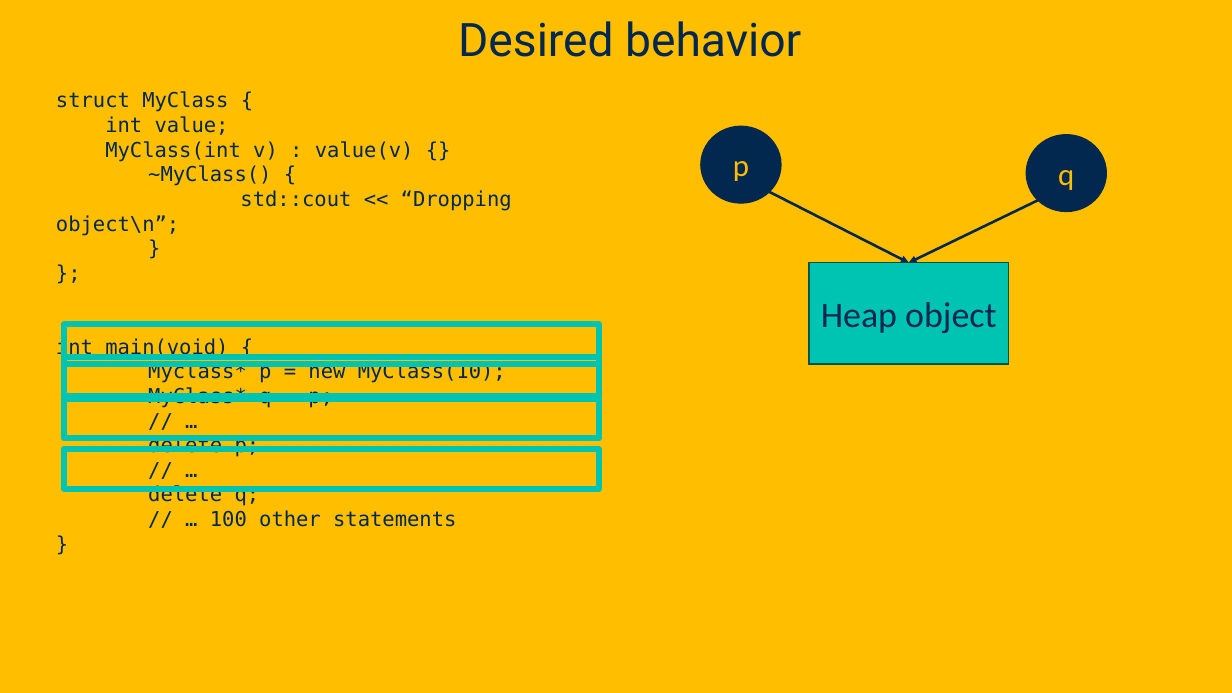
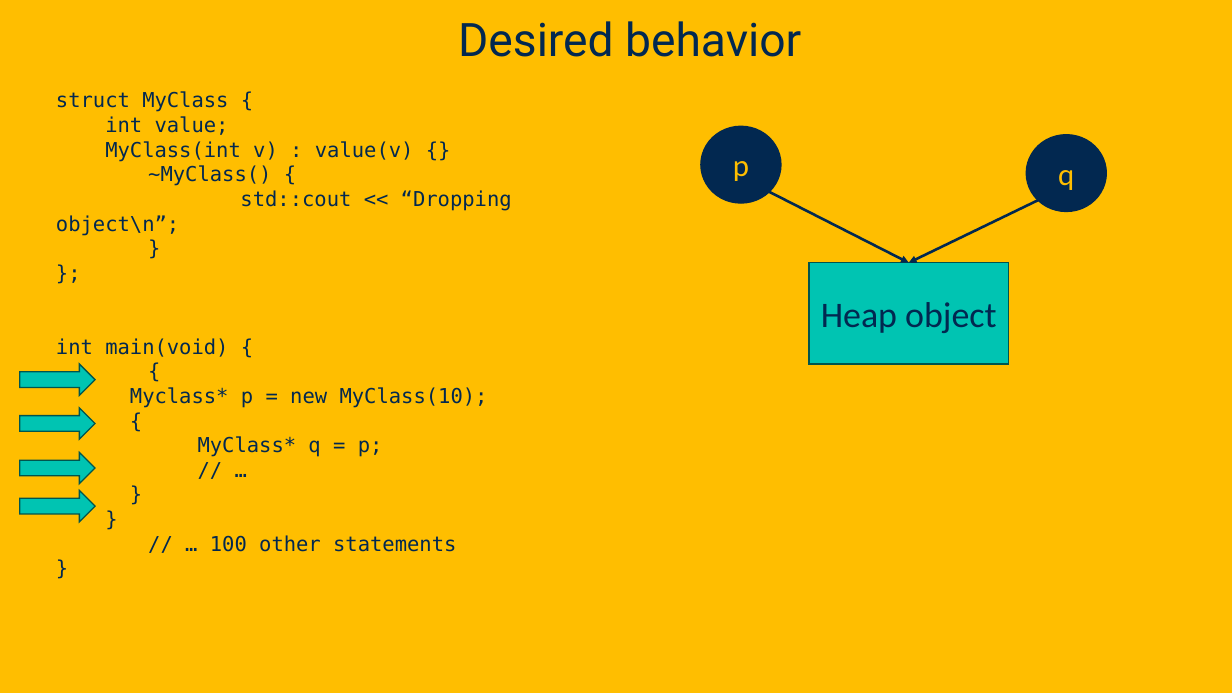
Before and after one commit to davsec-teaching/ecs160-f25, a slide deck: slide 121 of slides/9_software_security.pptx (slide 113 before the commit). Drawn at 1232x693 pixels with LibreOffice and Linux fonts; fonts in the diff are those of the drawing; background and template pictures are left out. Boxes give left, top, right and bottom in pixels: in the first picture for what was removed or moved away, otherwise in the second. Text is boxed around its words. In the diff, an @@ line names an element or a change of style, - is before the commit and + after.

```diff
--- a/slides/9_software_security.pptx
+++ b/slides/9_software_security.pptx
@@ rectangle removed at <box>64,324,599,364</box> @@
@@ text at <box>56,338,488,408</box>: text changed @@
-int main(void) {
-Myclass* p = new MyClass(10);
+int main(void) {
+{
+Myclass* p = new MyClass(10);
+{
@@ rectangle removed at <box>64,357,599,396</box> @@
@@ right arrow added at <box>20,364,95,396</box>, fill #00C4B2, outline #00564E 1 pt @@
@@ right arrow added at <box>20,408,95,439</box>, fill #00C4B2, outline #00564E 1 pt @@
@@ rectangle removed at <box>64,398,599,438</box> @@
@@ rectangle removed at <box>64,449,599,489</box> @@
@@ text at <box>148,436,260,506</box>: text changed @@
-delete p;
-// …
-delete q;
+}
+}
@@ right arrow added at <box>20,453,95,484</box>, fill #00C4B2, outline #00564E 1 pt @@
@@ right arrow added at <box>20,491,95,522</box>, fill #00C4B2, outline #00564E 1 pt @@
```
Also in this commit, not shown: 13 other slides changed, 5 slides added, 1 slide removed.
